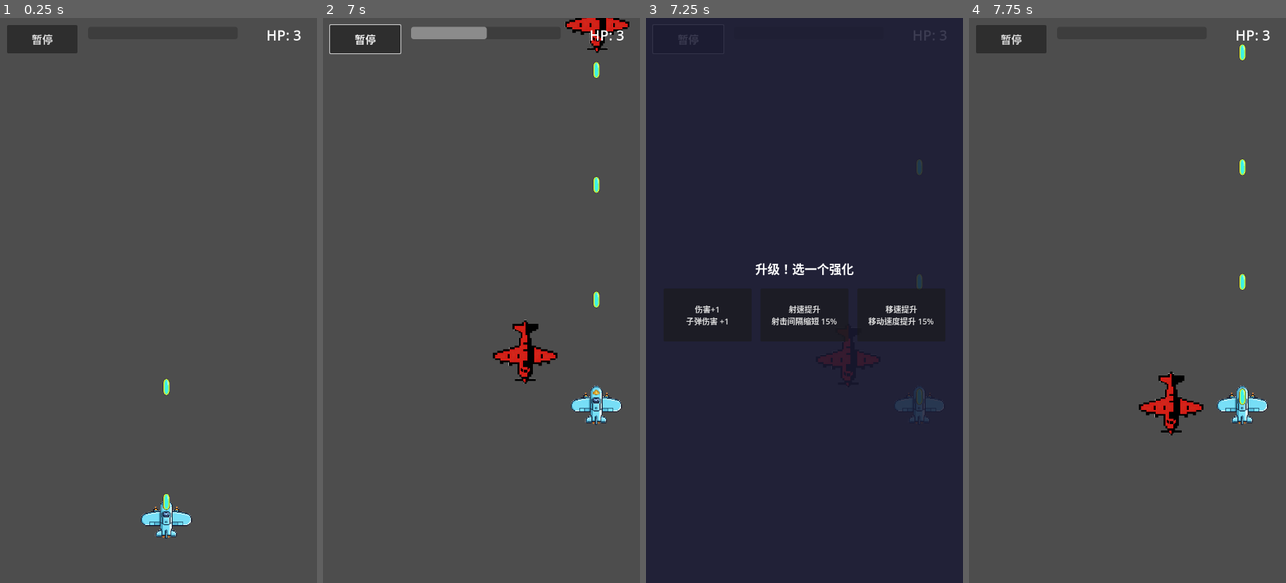
Above: before the commit, frames 1-4 (left to right).
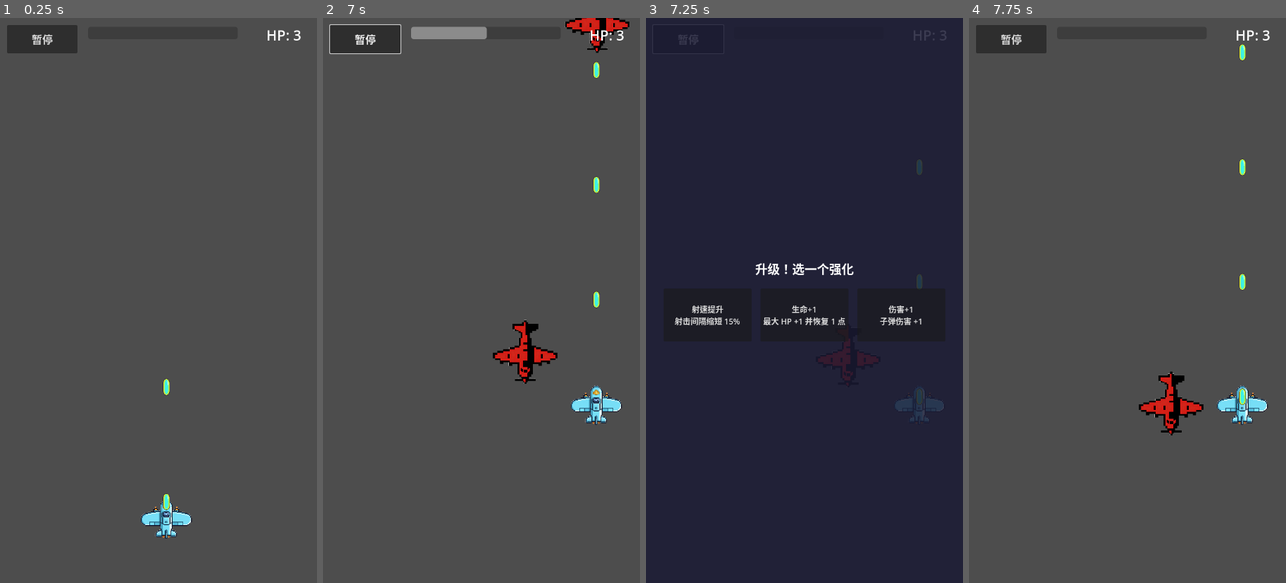
Above: after the commit, the same moments.

Repository: qingzhixing/plane-war
Game: Godot game, scene res://scenes/Main.tscn
The game is run twice, just before and just after one commit, with the same random seed, the same clock (stepped at 60 frames per second) and the same inputs.
Inputs (mouse positions are in pixels of both pictures, inside the frame that each line leads up to):
- Up to frame 1 (0.25 s): no input
- Up to frame 2 (7 s): click "暂停" at 0.5 s; click "继续" at 1.25 s; click "暂停" at 2 s; click "继续" at 2.75 s; click "暂停" at 3.5 s; click "继续" at 4.25 s; move the mouse to (551, 272) at 5.02 s; click (551, 272) at 5.17 s; drag from (418, 328) to (525, 215) at 5.77 s; move the mouse to (513, 176) at 6.52 s; click (513, 176) at 6.67 s
- Up to frame 3 (7.25 s): no input
- Up to frame 4 (7.75 s): click "伤害+1 子弹伤害 +1" at 7.25 s

Frames 1-2 are identical in both runs. In frame 3, 0.9% of the frame differs, in the area x 9-91%, y 50-55%; in frame 4, nothing differs.

Commit message:
🔧 CHORE: 移除移速提升升级选项
Made-with: Cursor

Diff:
--- a/scripts/player.gd
+++ b/scripts/player.gd
@@ -114,5 +114,3 @@
 		"max_hp":
 			max_hp += 1
 			_hp = mini(_hp + 1, max_hp)
-		"move_speed":
-			move_speed *= 1.15
--- a/scripts/upgrade_ui.gd
+++ b/scripts/upgrade_ui.gd
@@ -4,11 +4,9 @@
 	{"id": "fire_rate", "name": "射速提升", "desc": "射击间隔缩短 15%"},
 	{"id": "damage", "name": "伤害+1", "desc": "子弹伤害 +1"},
 	{"id": "max_hp", "name": "生命+1", "desc": "最大 HP +1 并恢复 1 点"},
-	{"id": "move_speed", "name": "移速提升", "desc": "移动速度提升 15%"},
 	{"id": "fire_rate", "name": "射速提升", "desc": "射击间隔缩短 15%"},
 	{"id": "damage", "name": "伤害+1", "desc": "子弹伤害 +1"},
 	{"id": "max_hp", "name": "生命+1", "desc": "最大 HP +1 并恢复 1 点"},
-	{"id": "move_speed", "name": "移速提升", "desc": "移动速度提升 15%"},
 ]
 
 var _root: Control
